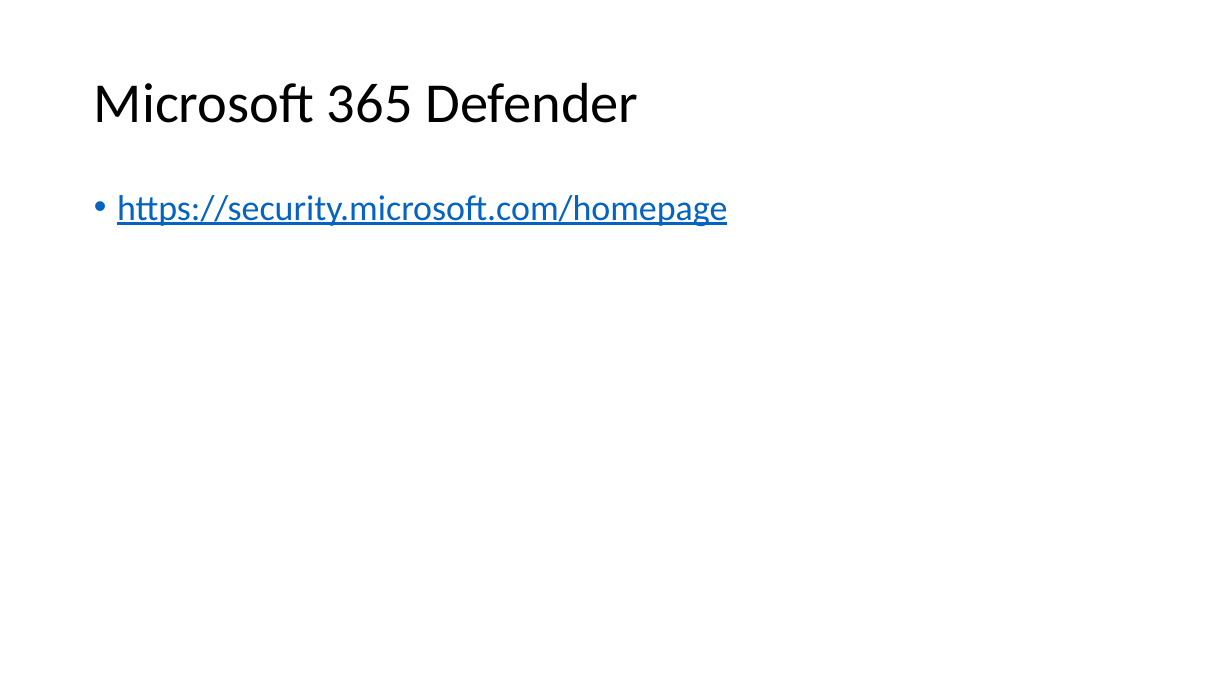
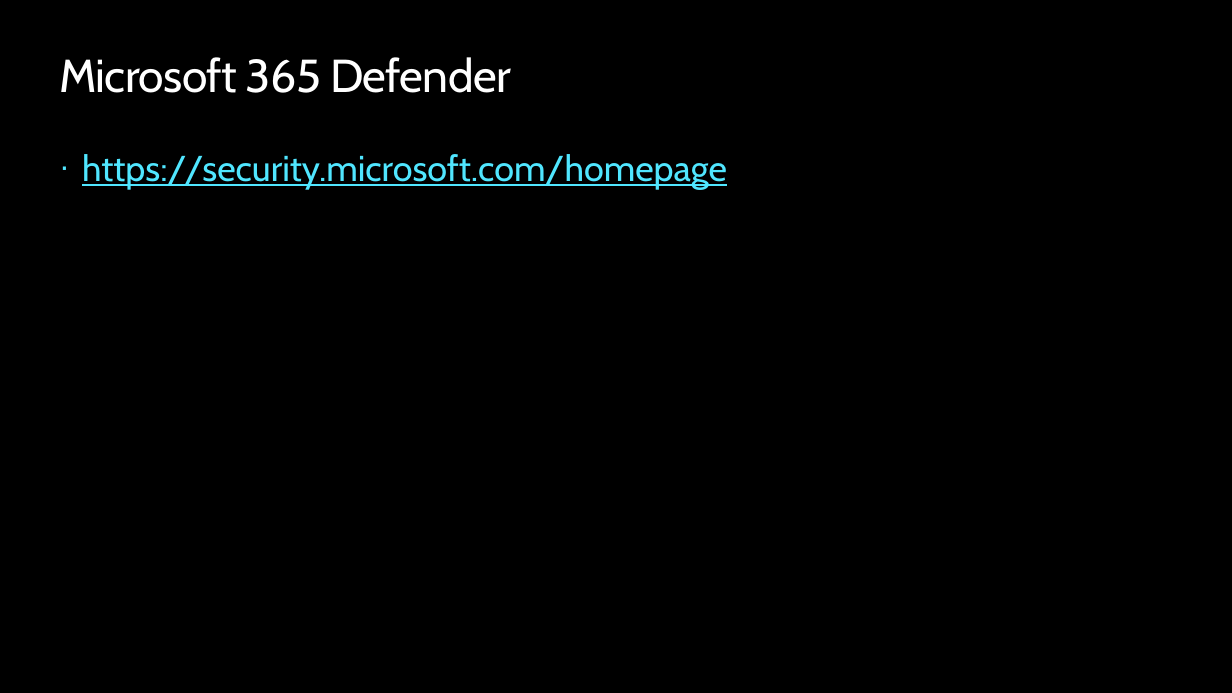
Before and after one commit to peterperov/MSFTCSA, a slide deck: slide 7 of 118-Microsoft Defender/MSFT Defender for X overview.pptx (slide 5 before the commit). Drawn at 1232x693 pixels with LibreOffice and Linux fonts; fonts in the diff are those of the drawing; background and template pictures are left out. Boxes give left, top, right and bottom in pixels: in the first picture for what was removed or moved away, otherwise in the second. Text is boxed around its words. In the diff, an @@ line names an element or a change of style, - is before the commit and + after.

```diff
--- a/118-Microsoft Defender/MSFT Defender for X overview.pptx
+++ b/118-Microsoft Defender/MSFT Defender for X overview.pptx
@@ background #FFFFFF to #000000 @@
@@ title "Microsoft 365 Defender": place and size @@
-title "Microsoft 365 Defender" at [94, 82, 638, 123]
+title "Microsoft 365 Defender" at [59, 57, 511, 93]
@@ title "Microsoft 365 Defender" at [59, 57, 511, 93]: size 44 to 36 pt, font Calibri to Cabin, text colour #000000 to #FFFFFF, letter spacing 0 to -0.5 pt; line spacing 0.9 to 1; vertical alignment middle to top @@
@@ text "https://security.microsoft.com/homepage": place and size @@
-text "https://security.microsoft.com/homepage" at [117, 195, 727, 226]
+text "https://security.microsoft.com/homepage" at [82, 154, 727, 189]
@@ text "https://security.microsoft.com/homepage" at [82, 154, 727, 189]: font Calibri to Cabin, text colour #0563C1 to #50E6FF; bullet • to ·; line spacing 0.9 to 1; less space between paragraphs @@
```
Also in this commit, not shown: 10 other slides changed, 2 slides added, 1 other file.
